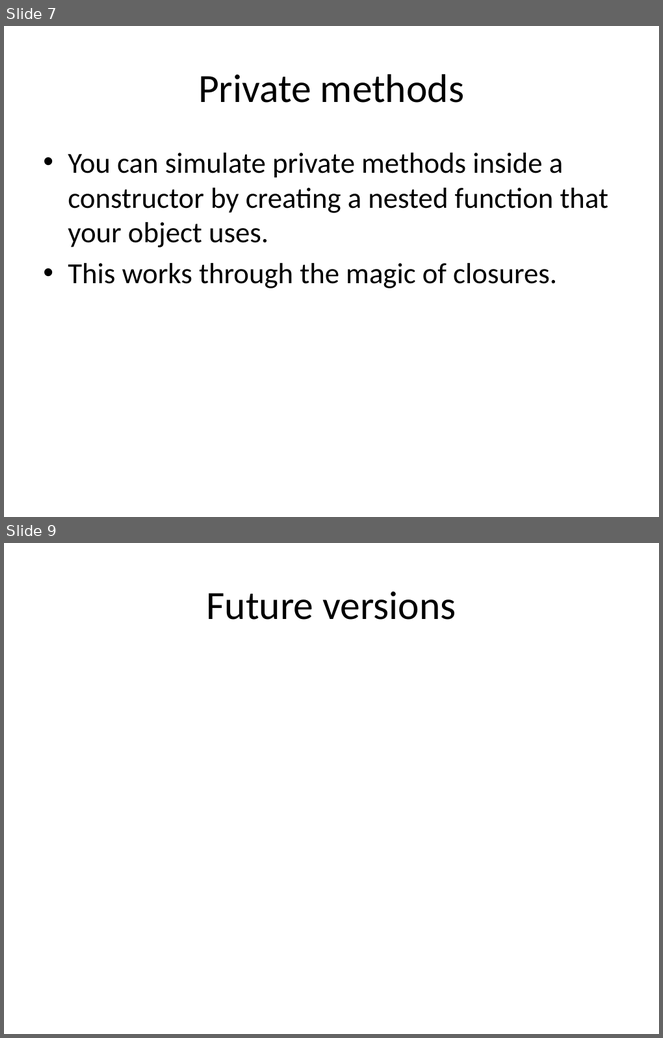
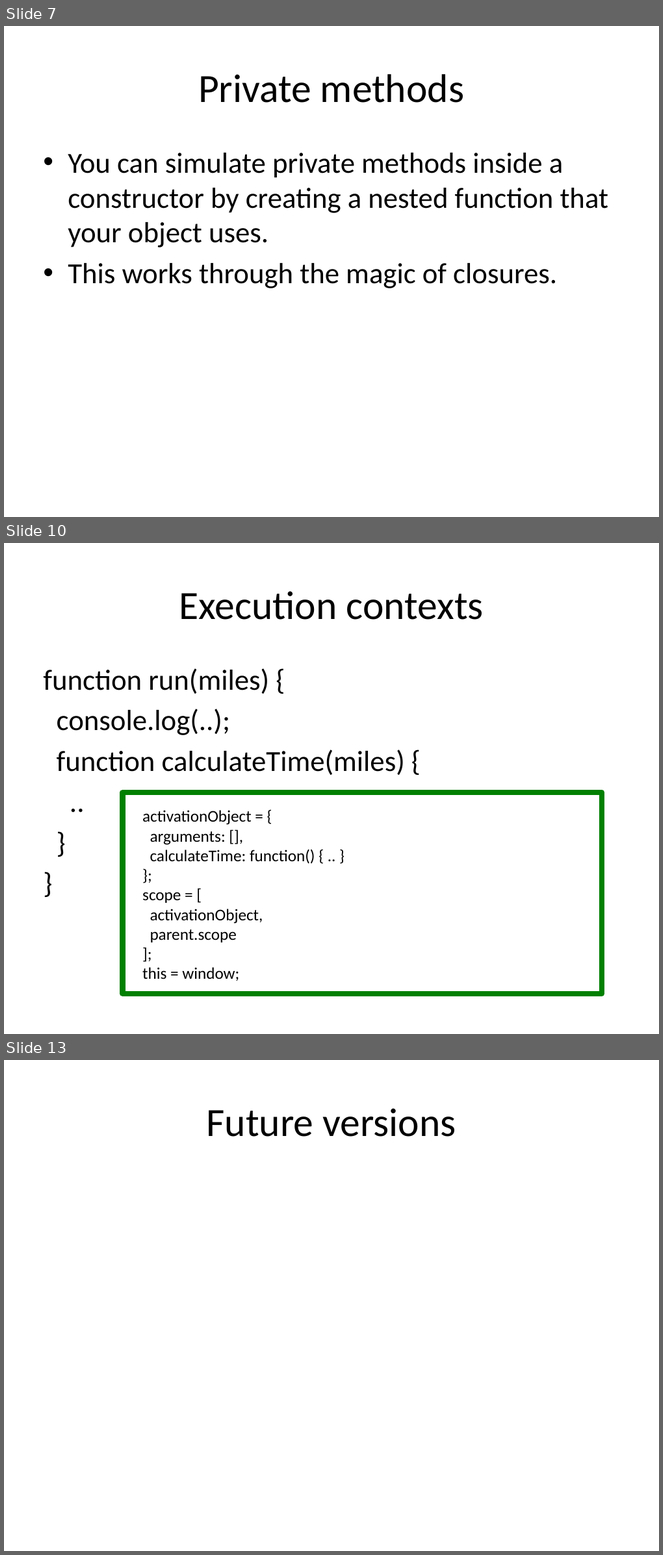
Before and after one commit to helephant/JavascriptObjects, a slide deck: javascript-objects.pptx. Shown one above the other, each under a label of ours: slides 7 and 9 before the commit, slides 7, 10 and 13 after it; the slides between them are not shown. The pictures are 663x1038 and 663x1555 pixels, drawn with LibreOffice and Linux fonts; fonts in the diff are those of the drawing. Boxes give left, top, right and bottom in pixels: in the first picture for what was removed or moved away, otherwise in the second. Text is boxed around its words. In the diff, an @@ line names an element or a change of style, - is before the commit and + after.

Commit message:
better explaining how closures are created when the parent gfunction exits

```diff
--- a/javascript-objects.pptx
+++ b/javascript-objects.pptx
@@ slide 10 added at [4, 543, 659, 1034], background #FFFFFF @@
@@ title added at [180, 591, 484, 620], 44 pt, text #000000 @@
+Execution contexts
@@ text added at [43, 668, 405, 775], 32 pt, text #000000 @@
+function run(miles) {
+console.log(..);
+function calculateTime(miles) {
+..
+}
+}
@@ rectangle added at [122, 793, 602, 995], outline #008000 6 pt @@
@@ text added at [142, 810, 315, 981], 18 pt, text #000000 @@
+activationObject = {
+arguments: [],
+calculateTime: function() { .. }
+};
+scope = [
+activationObject,
+parent.scope
+];
+this = window;
@@ what was slide 9 is now slide 13 @@
```
Also in this commit, not shown: 1 slide changed, 3 other slides added, 5 other files.
